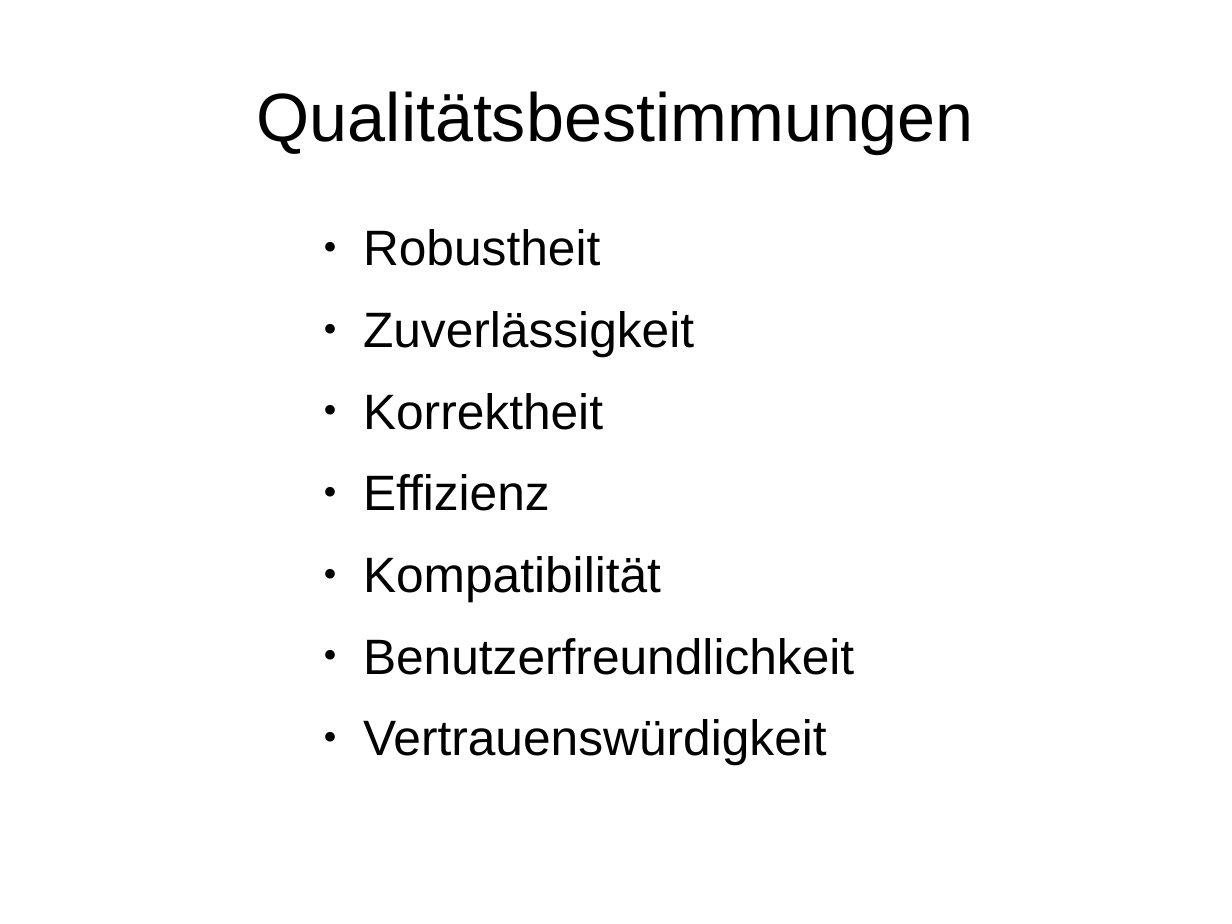
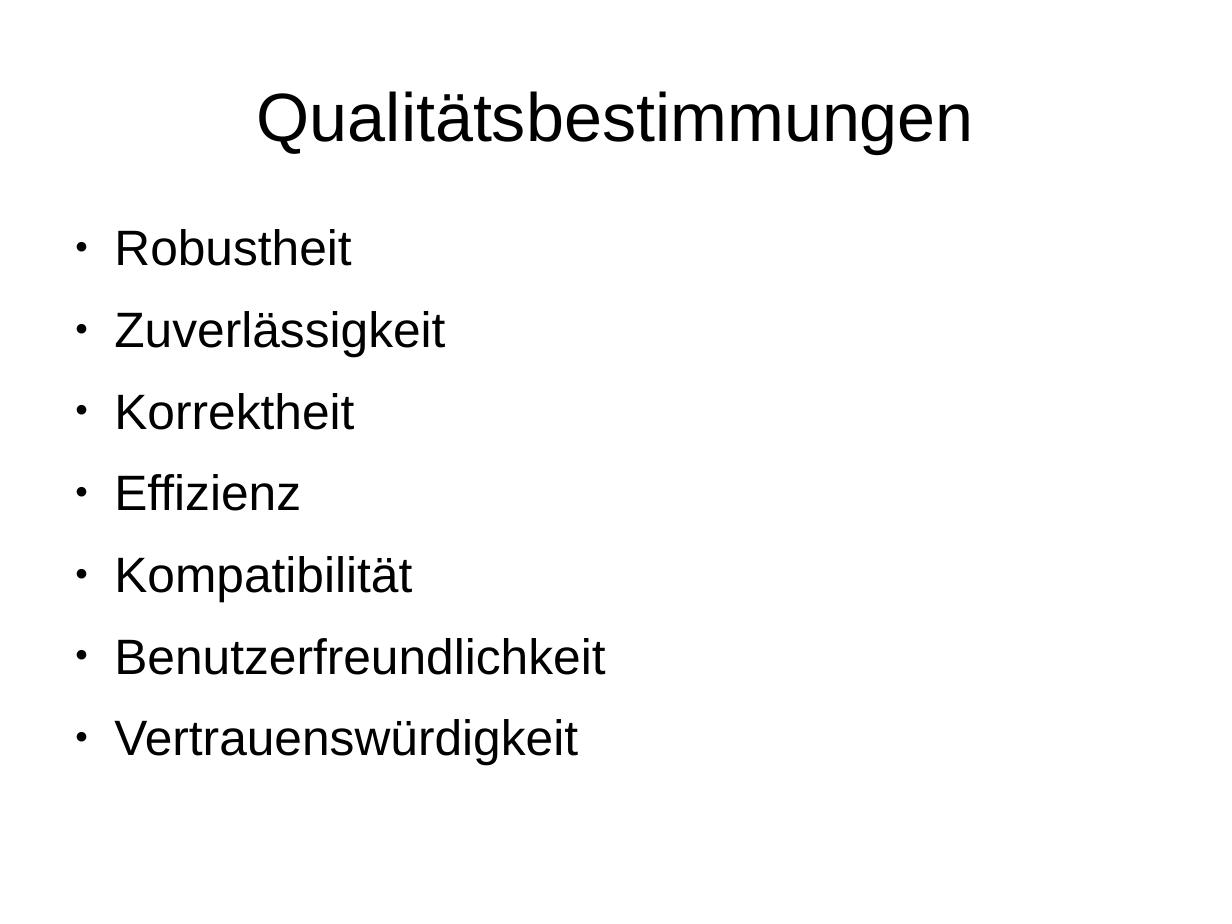
Before and after one commit to dboehmer/hotelres, a slide deck: slide 4 of res/presentation/presentation.odp (slide 12 before the commit). Drawn at 1232x924 pixels with LibreOffice and Linux fonts; fonts in the diff are those of the drawing; background and template pictures are left out. Boxes give left, top, right and bottom in pixels: in the first picture for what was removed or moved away, otherwise in the second. Text is boxed around its words. In the diff, an @@ line names an element or a change of style, - is before the commit and + after.

Commit message:
Resort slides for presentation according to last meeting

```diff
--- a/res/presentation/presentation.odp
+++ b/res/presentation/presentation.odp
@@ text "Robustheit": place and size @@
-text "Robustheit" at bbox=[363, 229, 854, 765]
+text "Robustheit" at bbox=[114, 229, 605, 765]
```
